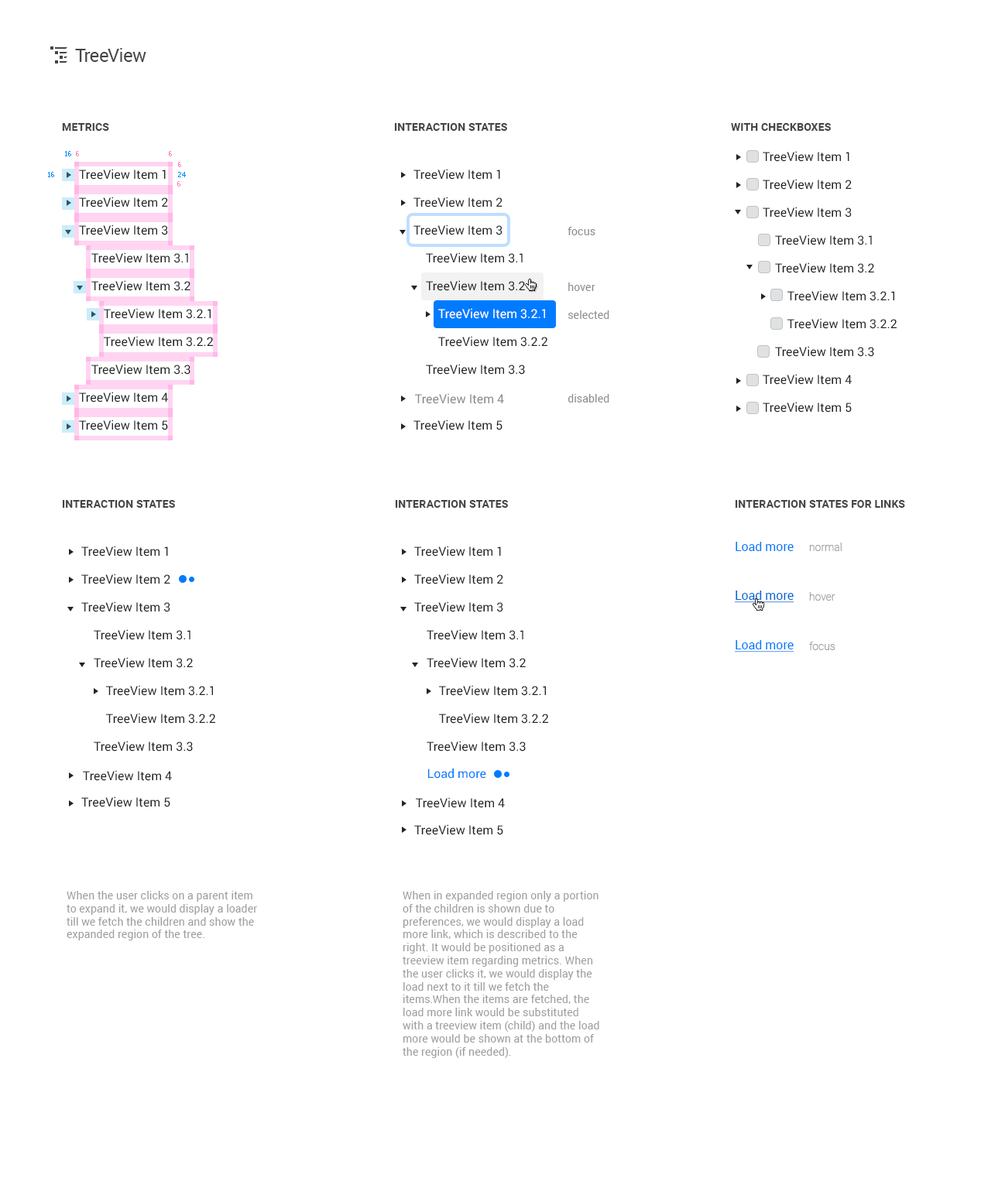
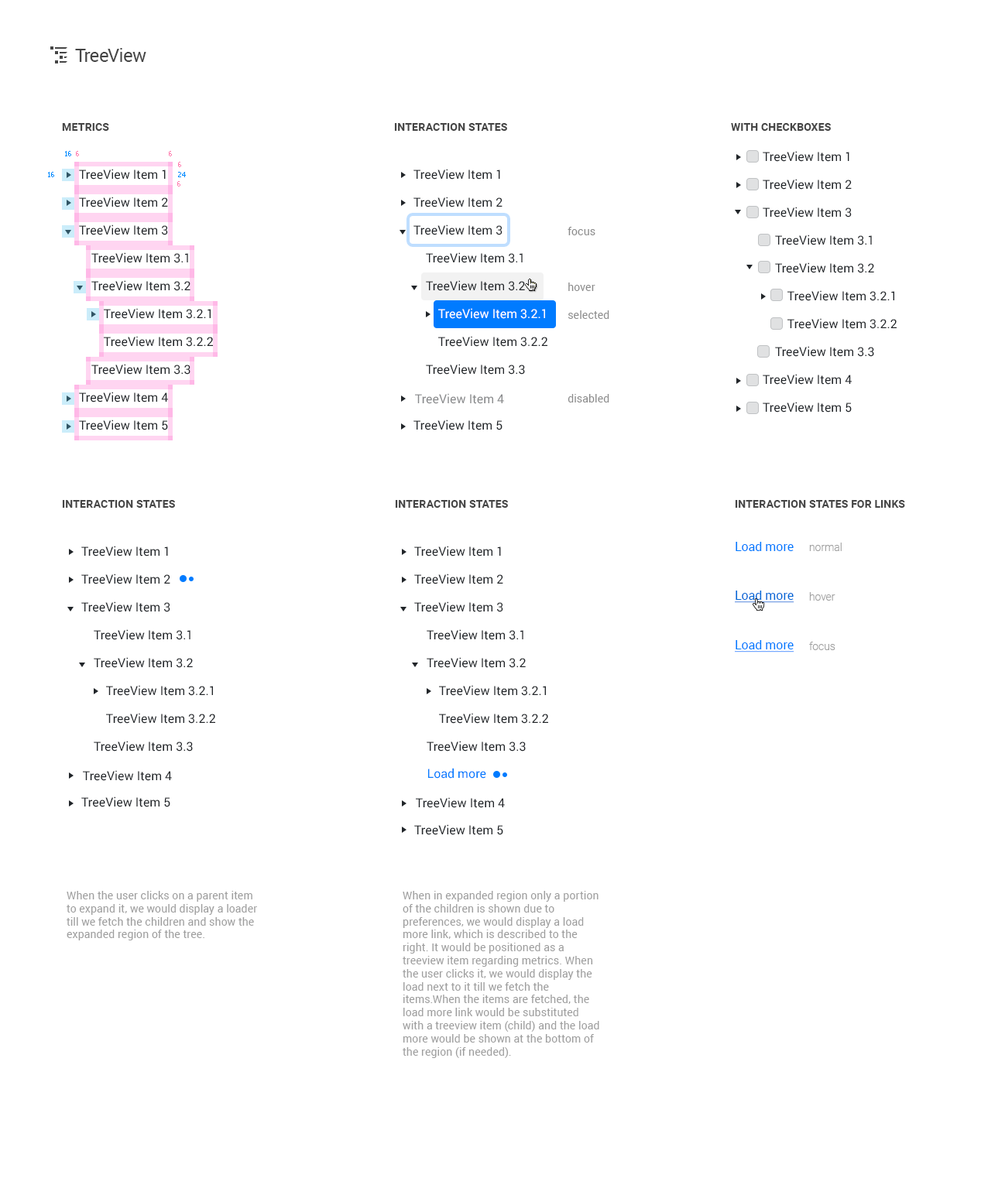
Two versions of the same layered image (w=981, h=1202). Layer-by-layer changes:
painted on "Ellipse 1 copy" (1st of 2, in "TreeView" › "Load on Demand" › "TreeView Interactive States" › "loader") over [502, 771, 510, 778]
painted on "Ellipse 1" (1st of 2, in "TreeView" › "Load on Demand" › "TreeView Interactive States" › "loader") over [493, 770, 502, 779]
painted on "Ellipse 1 copy" (2nd of 2, in "TreeView" › "Load on Demand" › "TreeView Interactive States" › "loader") over [188, 576, 195, 583]
painted on "Ellipse 1" (2nd of 2, in "TreeView" › "Load on Demand" › "TreeView Interactive States" › "loader") over [178, 575, 187, 583]
